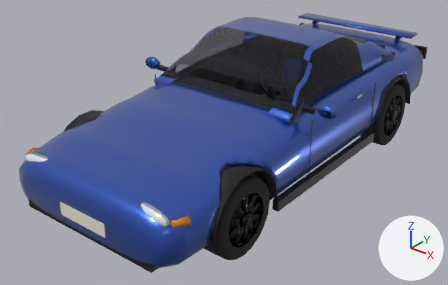
Renders of the Blender file blender/car_coupe.blend from each side of a commit.
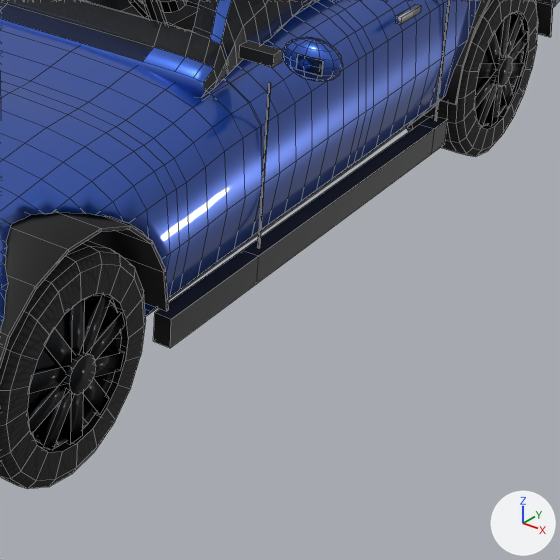
Each version appears first whole from a 50 mm lens placed at (3.41, -4.75, 3.06), pointed at (-0.15, -0.31, 0.3), and next in a close-up on the part from 49% to 92% of the width and 32% to 100% of the height. The lights are fixed; the arrows at lower right show +X, +Y and +Z. The last two pictures show the newer version. The close-ups show mesh edges as thin lines.

In view in the first close-up: 'Body', 'Door_L', 'wheel_FL', 'wheel_RL'.
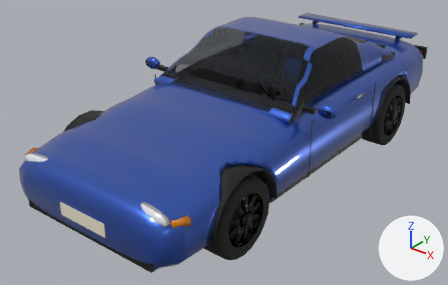
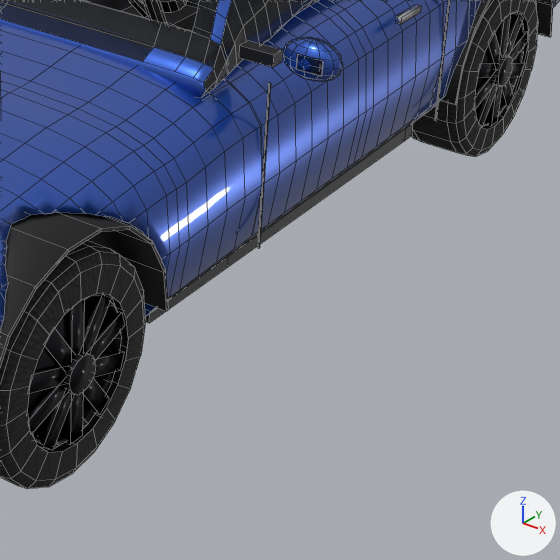
Edits to the bpy script that builds the scene:
```text
Change me_coupe_body:
    where me_coupe_body.from_pydata(...)  # 3171 vertices, 2754 faces; spans x -1.14..1.12, y -2.25..2.35, z 0.2..1.37
    used by ob_body; parent = ob_coupe; location = (0.0, 0.0, 0.0)
    me_coupe_body part 1
    me_coupe_body.vertices[2469].co: (0.88, -0.93, 0.21) -> (0.78, -0.88, 0.23)  # pixel (153, 341) -> not seen
    me_coupe_body.vertices[2470].co: (0.88, -0.93, 0.31) -> (0.78, -0.88, 0.31)  # pixel (154, 312) -> not seen
    me_coupe_body.vertices[2471].co: (0.88, 0.85, 0.21) -> (0.78, 0.8, 0.23)
    me_coupe_body.vertices[2472].co: (0.88, 0.85, 0.31) -> (0.78, 0.8, 0.31)  # pixel (432, 115) -> not seen
    me_coupe_body.vertices[2473].co: (0.94, -0.93, 0.21) -> (0.83, -0.88, 0.23)  # pixel (170, 348) -> pixel (149, 323)
    me_coupe_body.vertices[2474].co: (0.94, -0.93, 0.31) -> (0.83, -0.88, 0.31)  # pixel (171, 319) -> not seen
    me_coupe_body.vertices[2475].co: (0.94, 0.85, 0.21) -> (0.83, 0.8, 0.23)  # pixel (444, 144) -> pixel (411, 135)
    me_coupe_body.vertices[2476].co: (0.94, 0.85, 0.31) -> (0.83, 0.8, 0.31)  # pixel (447, 119) -> not seen
    me_coupe_body.vertices[2961].co: (0.88, -0.45, 0.21) -> (0.78, -0.45, 0.23)
    me_coupe_body.vertices[2962].co: (0.88, -0.45, 0.31) -> (0.78, -0.45, 0.31)  # pixel (242, 250) -> not seen
    me_coupe_body.vertices[2963].co: (0.94, -0.45, 0.21) -> (0.83, -0.45, 0.23)  # pixel (256, 283) -> pixel (227, 267)
    me_coupe_body.vertices[2964].co: (0.94, -0.45, 0.31) -> (0.83, -0.45, 0.31)  # pixel (258, 255) -> not seen
    me_coupe_body.vertices[3023].co: (0.88, 0.75, 0.31) -> (0.78, 0.75, 0.31)  # pixel (419, 124) -> not seen
    me_coupe_body.vertices[3024].co: (0.94, 0.75, 0.21) -> (0.83, 0.75, 0.23)  # pixel (431, 153) -> pixel (404, 140)
    me_coupe_body.vertices[3045].co: (0.88, 0.75, 0.21) -> (0.78, 0.75, 0.23)
    me_coupe_body.vertices[3046].co: (0.94, 0.75, 0.31) -> (0.83, 0.75, 0.31)  # pixel (434, 128) -> not seen
```

Pixel boxes [x1, y1, x2, y2] of what changed, in the close-ups (560 x 560 px; the box of a moved part takes in the faces that stretch with it):
part 1 of me_coupe_body, moved or reshaped
    before: [153, 115, 448, 348]
    after: [145, 123, 413, 323]
